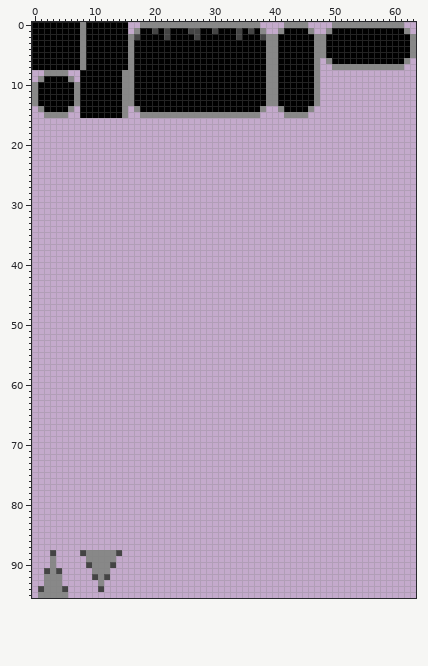
Two states of a sprite sheet, assets/img/tileset.png. The first picture shows the starting point.
The file is 64x96 pixels.
And afterwards:
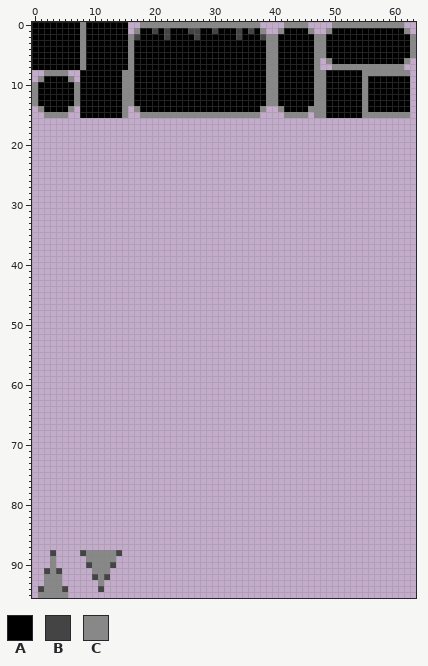
Palette (. is transparent): A #000000  B #444444  C #888888
Diff:
{"y":8,"x":48,"old":"...............","new":"CAAAAAACCCCCCCC"}
{"y":9,"x":48,"old":"...............","new":"CAAAAAACAAAAAAA"}
{"y":10,"x":48,"old":"...............","new":"CAAAAAACAAAAAAA"}
{"y":11,"x":48,"old":"...............","new":"CAAAAAACAAAAAAA"}
{"y":12,"x":48,"old":"...............","new":"CAAAAAACAAAAAAA"}
{"y":13,"x":48,"old":"...............","new":"CAAAAAACAAAAAAA"}
{"y":14,"x":47,"old":"................","new":"CCAAAAAACAAAAAAA"}
{"y":15,"x":47,"old":"................","new":"CCAAAAAACCCCCCCC"}
